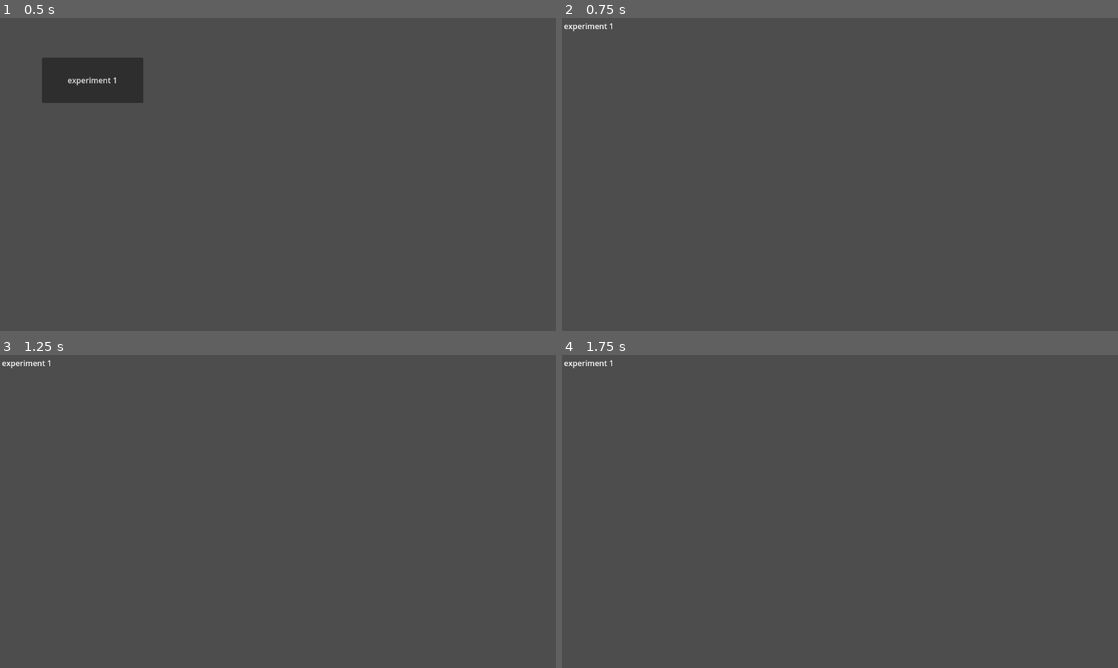
Above: before the commit, frames 1-4 (two rows, left to right).
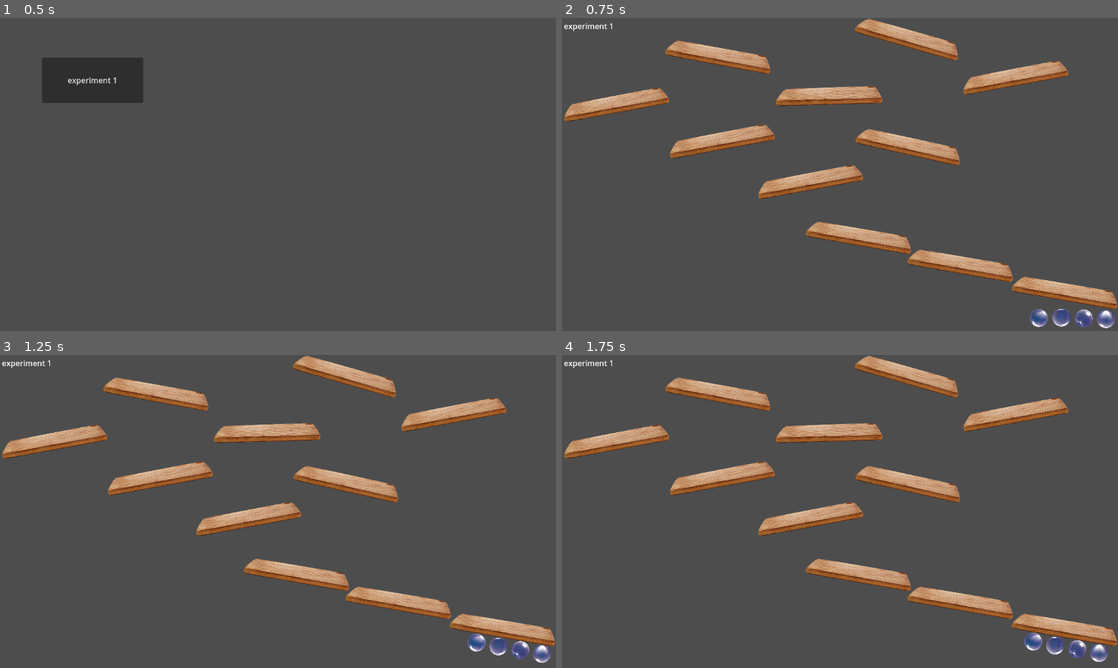
Above: after the commit, the same moments.

Repository: outrightmental/ggj25-bubble-up
Game: Godot game, scene res://scenes/start/start.tscn
The game is run twice, just before and just after one commit, with the same random seed, the same clock (stepped at 60 frames per second) and the same inputs.
Inputs:
- Up to frame 1 (0.5 s): no input
- Up to frame 2 (0.75 s): click "experiment 1" at 0.5 s
- Up to frame 3 (1.25 s): no input
- Up to frame 4 (1.75 s): no input

Frame 1 is identical in both runs. In frame 2, 12% of the frame differs, in the area x 0-100%, y 0-100%; in frame 3, 12%, in the area x 0-100%, y 0-99%; in frame 4, 12%.

Commit message:
Bubble gameplay experiment #1
Relates to #7

Diff:
--- /dev/null
+++ b/project/scenes/experiment_1/board/board.tscn
@@ -0,0 +1,20 @@
+[gd_scene load_steps=2 format=3 uid="uid://d4cmqk53ynl56"]
+
+[ext_resource type="Texture2D" uid="uid://do8ueajwct3ud" path="res://assets/board.png" id="1_hd0ap"]
+
+[node name="RigidBody2D" type="RigidBody2D"]
+mass = 1.087
+lock_rotation = true
+freeze = true
+
+[node name="CollisionPolygon2D" type="CollisionPolygon2D" parent="."]
+position = Vector2(-0.724915, 1.62982)
+rotation = -0.00070262
+scale = Vector2(0.4, 0.4)
+polygon = PackedVector2Array(8, -48, 224, -48, 239, -44, 257.654, -15.9165, 275.129, 19.0958, 275.117, 36.5958, 260.112, 44.0853, -2, 46, -264.89, 46.2164, -277.381, 33.7076, -274.869, 16.2094, -254.85, -11.2766, -230, -40, -220, -44)
+
+[node name="Sprite" type="Sprite2D" parent="."]
+position = Vector2(-0.724792, 1.62988)
+rotation = -0.00070262
+scale = Vector2(0.400852, 0.378443)
+texture = ExtResource("1_hd0ap")
--- /dev/null
+++ b/project/scenes/experiment_1/bubble/bubble.gd
@@ -0,0 +1,26 @@
+extends RigidBody2D
+
+# Load the bubble textures
+@export var variant: int = 0
+@onready var bubble_sprites = [
+	preload("res://assets/bubble1.png"),
+	preload("res://assets/bubble2.png"),
+	preload("res://assets/bubble3.png"),
+	preload("res://assets/bubble4.png")
+]
+
+# Reference to the Sprite node
+@onready var sprite: Sprite2D = $Sprite2D
+
+# Setter function to update the sprite based on variant
+func set_variant(value: int):
+	variant = clamp(value, 0, bubble_sprites.size() - 1)
+	sprite.texture = bubble_sprites[variant]
+
+# Called when the scene is added to the tree
+func _ready():
+	set_variant(variant) # Ensure the correct sprite is applied on load
+
+# Called every frame. 'delta' is the elapsed time since the previous frame.
+func _process(delta: float) -> void:
+	pass
--- /dev/null
+++ b/project/scenes/experiment_1/bubble/bubble.tscn
@@ -0,0 +1,22 @@
+[gd_scene load_steps=5 format=3 uid="uid://bpm0ebbgn2yt0"]
+
+[ext_resource type="Texture2D" uid="uid://cj0tydyib5277" path="res://assets/bubble1.png" id="1_7lin3"]
+[ext_resource type="Script" path="res://scenes/experiment_1/bubble/bubble.gd" id="1_a2r14"]
+
+[sub_resource type="PhysicsMaterial" id="PhysicsMaterial_n8s3h"]
+friction = 0.0
+
+[sub_resource type="CircleShape2D" id="CircleShape2D_cj1uy"]
+radius = 19.0263
+
+[node name="Bubble" type="RigidBody2D"]
+physics_material_override = SubResource("PhysicsMaterial_n8s3h")
+gravity_scale = -0.15
+script = ExtResource("1_a2r14")
+
+[node name="CollisionShape2D" type="CollisionShape2D" parent="."]
+shape = SubResource("CircleShape2D_cj1uy")
+
+[node name="Sprite2D" type="Sprite2D" parent="."]
+scale = Vector2(0.15, 0.15)
+texture = ExtResource("1_7lin3")
--- a/project/scenes/experiment_1/experiment_1.tscn
+++ b/project/scenes/experiment_1/experiment_1.tscn
@@ -1,4 +1,7 @@
-[gd_scene format=3 uid="uid://boafpwglnsajw"]
+[gd_scene load_steps=3 format=3 uid="uid://boafpwglnsajw"]
+
+[ext_resource type="PackedScene" uid="uid://bpm0ebbgn2yt0" path="res://scenes/experiment_1/bubble/bubble.tscn" id="1_wrxr2"]
+[ext_resource type="PackedScene" uid="uid://d4cmqk53ynl56" path="res://scenes/experiment_1/board/board.tscn" id="2_c1pti"]
 
 [node name="Experiment 1 Scene 2D" type="Node2D"]
 
@@ -8,3 +11,62 @@
 offset_right = 116.0
 offset_bottom = 29.0
 text = "experiment 1"
+
+[node name="board1" parent="." instance=ExtResource("2_c1pti")]
+position = Vector2(1044, 566)
+rotation = 0.173615
+
+[node name="board2" parent="." instance=ExtResource("2_c1pti")]
+position = Vector2(828, 510)
+rotation = 0.173615
+
+[node name="board3" parent="." instance=ExtResource("2_c1pti")]
+position = Vector2(617, 452)
+rotation = 0.173615
+
+[node name="board4" parent="." instance=ExtResource("2_c1pti")]
+position = Vector2(514, 337)
+rotation = -0.181009
+
+[node name="board5" parent="." instance=ExtResource("2_c1pti")]
+position = Vector2(720, 264)
+rotation = 0.22029
+
+[node name="board9" parent="." instance=ExtResource("2_c1pti")]
+position = Vector2(939, 121)
+rotation = -0.181009
+
+[node name="board6" parent="." instance=ExtResource("2_c1pti")]
+position = Vector2(331, 253)
+rotation = -0.181009
+
+[node name="board10" parent="." instance=ExtResource("2_c1pti")]
+position = Vector2(112, 177)
+rotation = -0.181009
+
+[node name="board11" parent="." instance=ExtResource("2_c1pti")]
+position = Vector2(326, 78)
+rotation = 0.184743
+
+[node name="board7" parent="." instance=ExtResource("2_c1pti")]
+position = Vector2(554, 160)
+rotation = -0.0262746
+
+[node name="board8" parent="." instance=ExtResource("2_c1pti")]
+position = Vector2(718, 41)
+rotation = 0.281566
+
+[node name="Bubble" parent="." instance=ExtResource("1_wrxr2")]
+position = Vector2(1081, 624)
+
+[node name="Bubble2" parent="." instance=ExtResource("1_wrxr2")]
+position = Vector2(1127, 625)
+variant = 1
+
+[node name="Bubble3" parent="." instance=ExtResource("1_wrxr2")]
+position = Vector2(1035, 622)
+variant = 2
+
+[node name="Bubble4" parent="." instance=ExtResource("1_wrxr2")]
+position = Vector2(988, 623)
+variant = 3
Binary file added: project/assets/board.png
Not shown, added: project/assets/board.png.import
Binary file added: project/assets/bubble1.png
Not shown, added: project/assets/bubble1.png.import
Binary file added: project/assets/bubble2.png
Not shown, added: project/assets/bubble2.png.import
Binary file added: project/assets/bubble3.png
Not shown, added: project/assets/bubble3.png.import
Binary file added: project/assets/bubble4.png
Not shown, added: project/assets/bubble4.png.import
